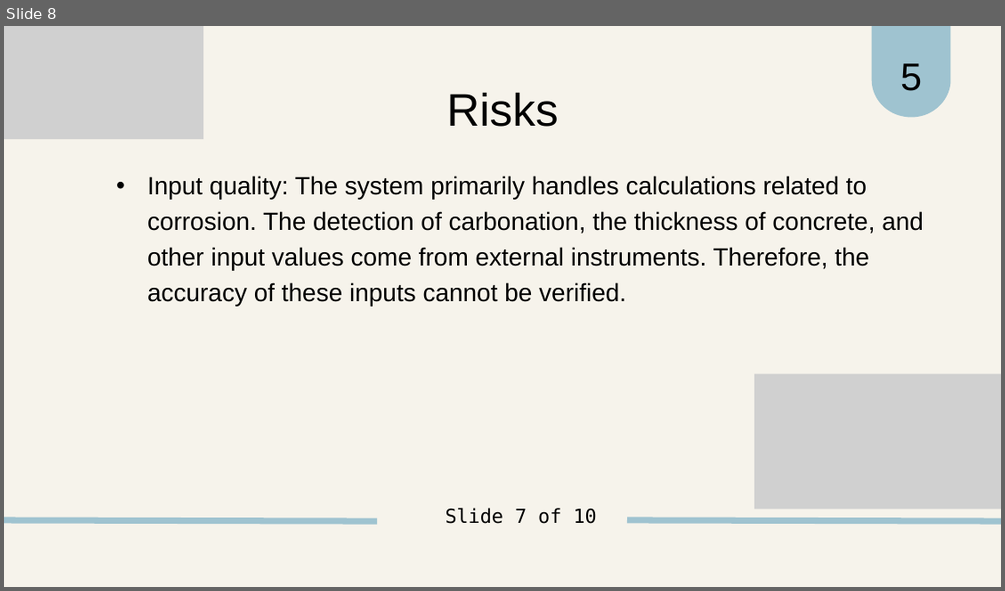
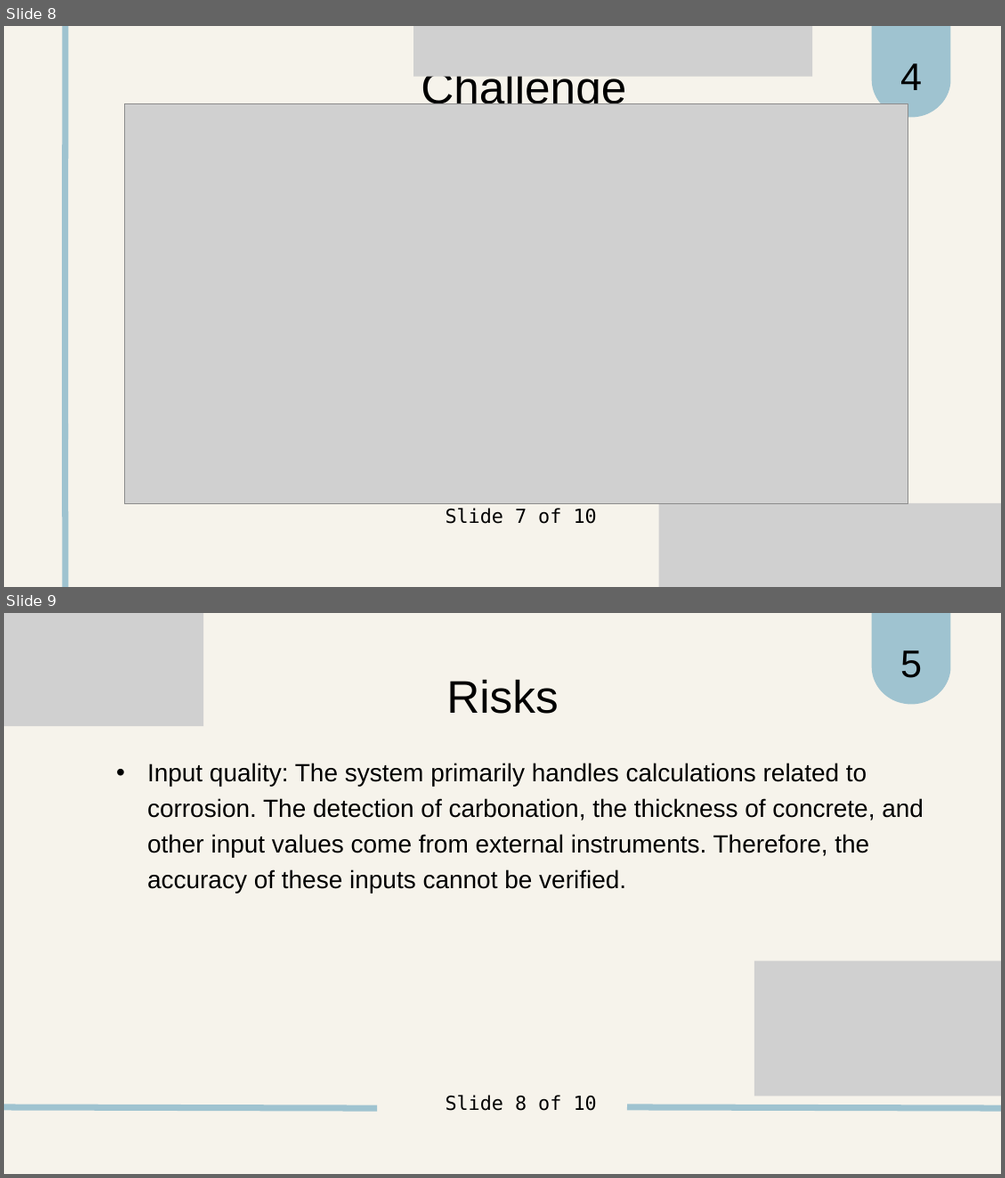
Before and after one commit to kypss94132/CAS741_YiLeng-Chen, a slide deck: docs/Presentations/POCPresentation.pptx. Shown one above the other, each under a label of ours: slide 8 before the commit, slides 8 and 9 after it. The pictures are 1005x591 and 1005x1178 pixels, drawn with LibreOffice and Linux fonts; fonts in the diff are those of the drawing; grey boxes stand for pictures. Boxes give left, top, right and bottom in pixels: in the first picture for what was removed or moved away, otherwise in the second. Text is boxed around its words. In the diff, an @@ line names an element or a change of style, - is before the commit and + after.

```diff
--- a/docs/Presentations/POCPresentation.pptx
+++ b/docs/Presentations/POCPresentation.pptx
@@ slide 8 added at (x1=4, y1=26, x2=1001, y2=587), background #F6F3EB; not listed: 1 template element that a slide beside it also shows @@
@@ line added from (65, 439) to (65, 26), #9FC3D0 9 pt @@
@@ picture added at (x1=413, y1=26, x2=812, y2=77) @@
@@ freeform shape added at (x1=872, y1=26, x2=950, y2=117), fill #9FC3D0 @@
@@ text added at (x1=421, y1=76, x2=626, y2=104), 66 pt, text #000000 @@
+Challenge
@@ text added at (x1=900, y1=63, x2=922, y2=90), 55.5 pt, text #000000 @@
+4
@@ picture added at (x1=125, y1=103, x2=908, y2=503) @@
@@ line added from (65, 587) to (65, 423), #9FC3D0 9 pt @@
@@ picture added at (x1=659, y1=503, x2=1001, y2=587) @@
@@ what was slide 8 is now slide 9 @@
@@ text at (x1=445, y1=1094, x2=597, y2=1111): text changed @@
-Slide 7 of 10
+Slide 8 of 10
```
Also in this commit, not shown: 2 slides changed, 1 other slide added, 1 slide removed.
